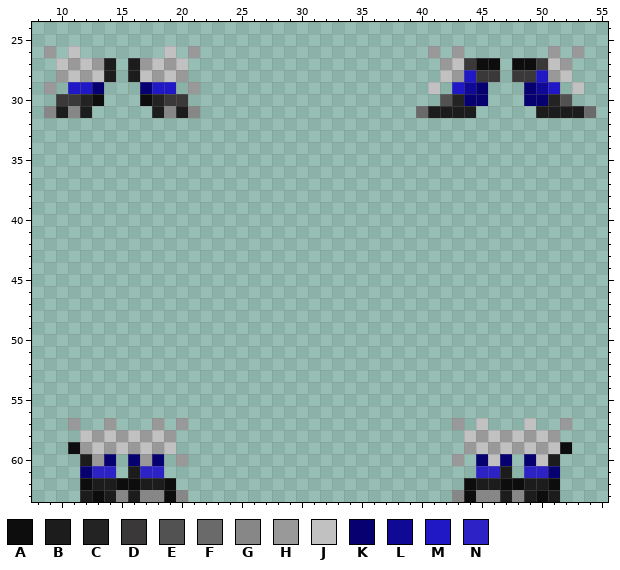
Two versions of one pixel-art sprite, Resources/Textures/_Goobstation/Clothing/Shoes/Boots/bso_snowjacks.rsi/equipped-FEET-vox.png. Above: the version before the commit.
The file is 64x64 pixels. Colours within 5 levels of each other are drawn and written as one. Shown: x 8..55, y 24..63.
Palette (. is transparent): A #0d0d0d  B #1c1c1c  C #242323  D #3a3838  E #525252  F #6a6a6a  G #878787  H #999999  J #c1c1c1  K #070071  L #100995  M #2018c5  N #2d22c6
After:
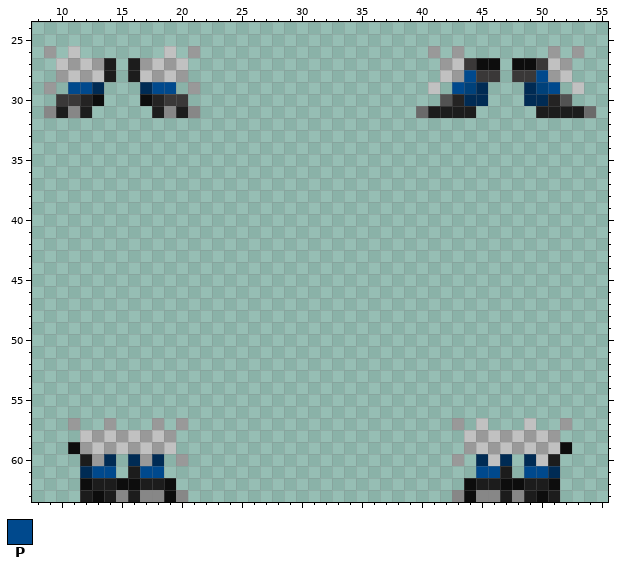
Colours new in this view: P #00498d
The edit:
colour K: #070071 -> #002b54
colour L: #100995 -> #00417a
y 28: x 44 M -> P; x 50 M -> P
y 29: x 11..12 MM -> PP; x 18..19 MM -> PP; x 43 M -> P; x 51 M -> P
y 61: x 13..14 NN -> PP; x 17..18 NN -> PP; x 45..46 NN -> PP; x 49..50 NN -> PP
Changed places in both pictures, as pixel boxes (x1, y1, x2, y2):
changed: (452, 70, 560, 106)
changed: (68, 82, 104, 94)
changed: (140, 82, 176, 94)
changed: (80, 454, 164, 478)
changed: (476, 454, 560, 478)
